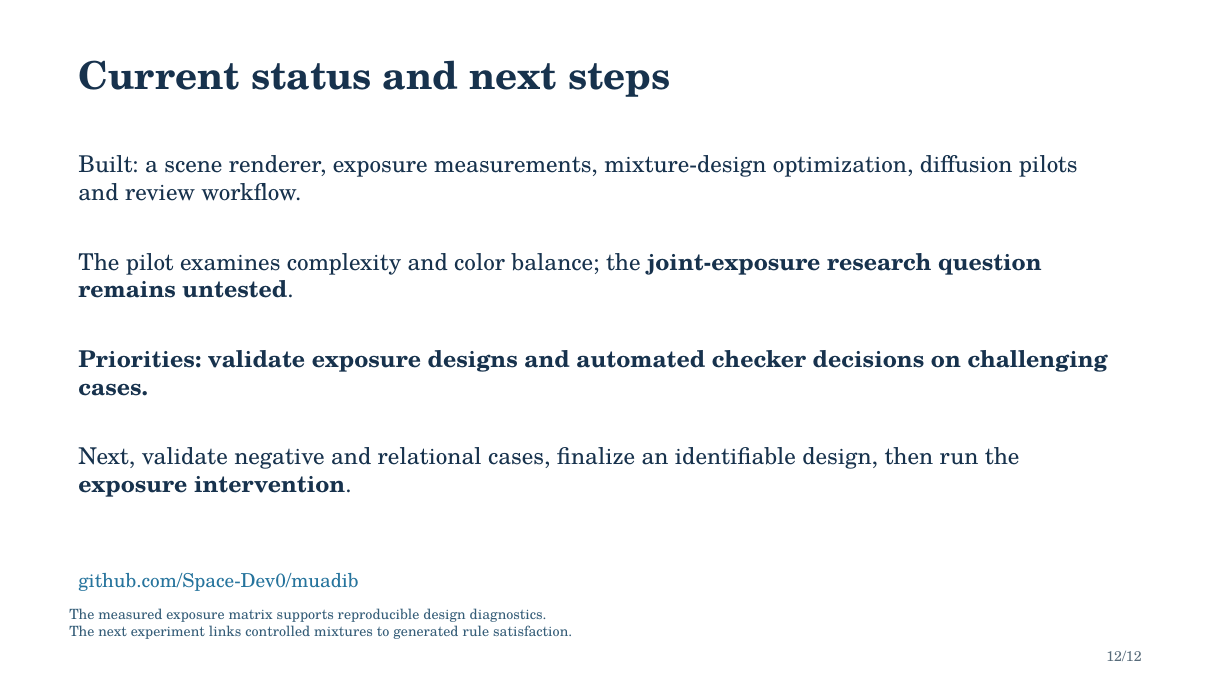
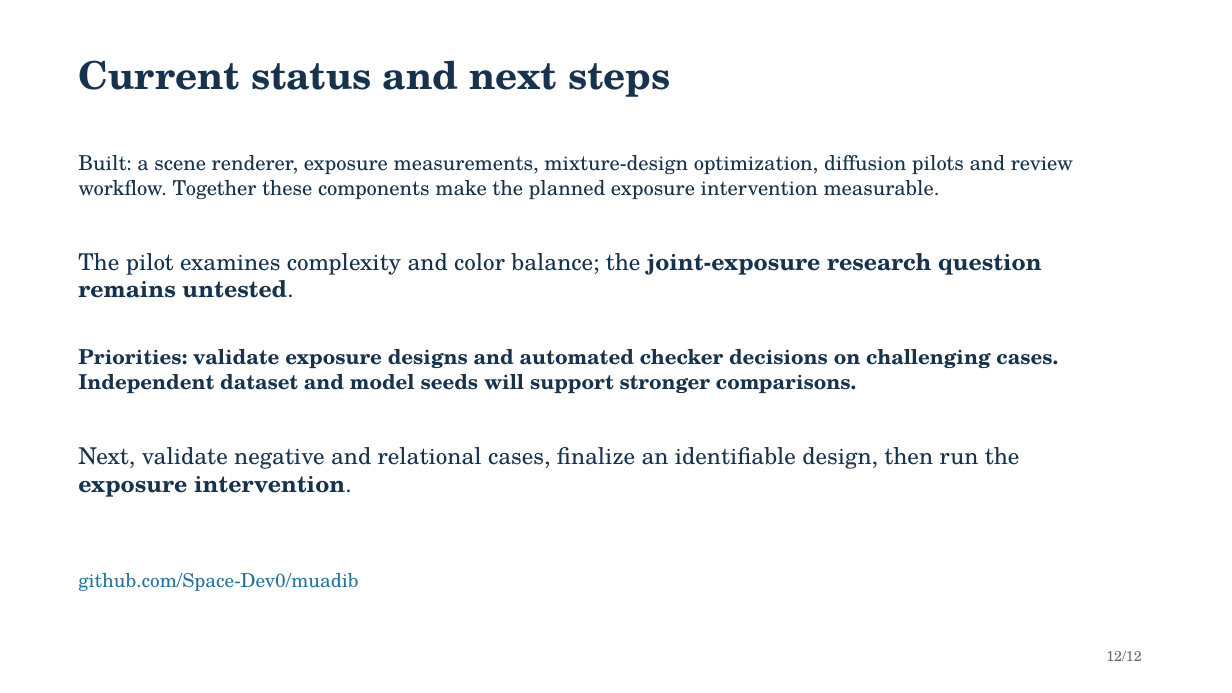
Before and after one commit to Space-Dev0/muadib, a slide deck: slide 12 of presentation/powerpoint/submission-final.pptx. Drawn at 1232x693 pixels with LibreOffice and Linux fonts; fonts in the diff are those of the drawing. Boxes give left, top, right and bottom in pixels: in the first picture for what was removed or moved away, otherwise in the second. Text is boxed around its words. In the diff, an @@ line names an element or a change of style, - is before the commit and + after.

```diff
--- a/presentation/powerpoint/submission-final.pptx
+++ b/presentation/powerpoint/submission-final.pptx
@@ text at [78, 155, 1073, 199]: text changed; size 18 to 16 pt @@
-Built: a scene renderer, exposure measurements, mixture-design optimization, diffusion pilots and review workflow.
+Built: a scene renderer, exposure measurements, mixture-design optimization, diffusion pilots and review workflow. Together these components make the planned exposure intervention measurable.
@@ text at [78, 349, 1058, 393]: text changed; size 18 to 16 pt @@
-Priorities: validate exposure designs and automated checker decisions on challenging cases.
+Priorities: validate exposure designs and automated checker decisions on challenging cases. Independent dataset and model seeds will support stronger comparisons.
@@ text removed at [69, 608, 572, 639] @@
-The measured exposure matrix supports reproducible design diagnostics.
-The next experiment links controlled mixtures to generated rule satisfaction.
```
Also in this commit, not shown: 11 other slides changed, 2 other files.
